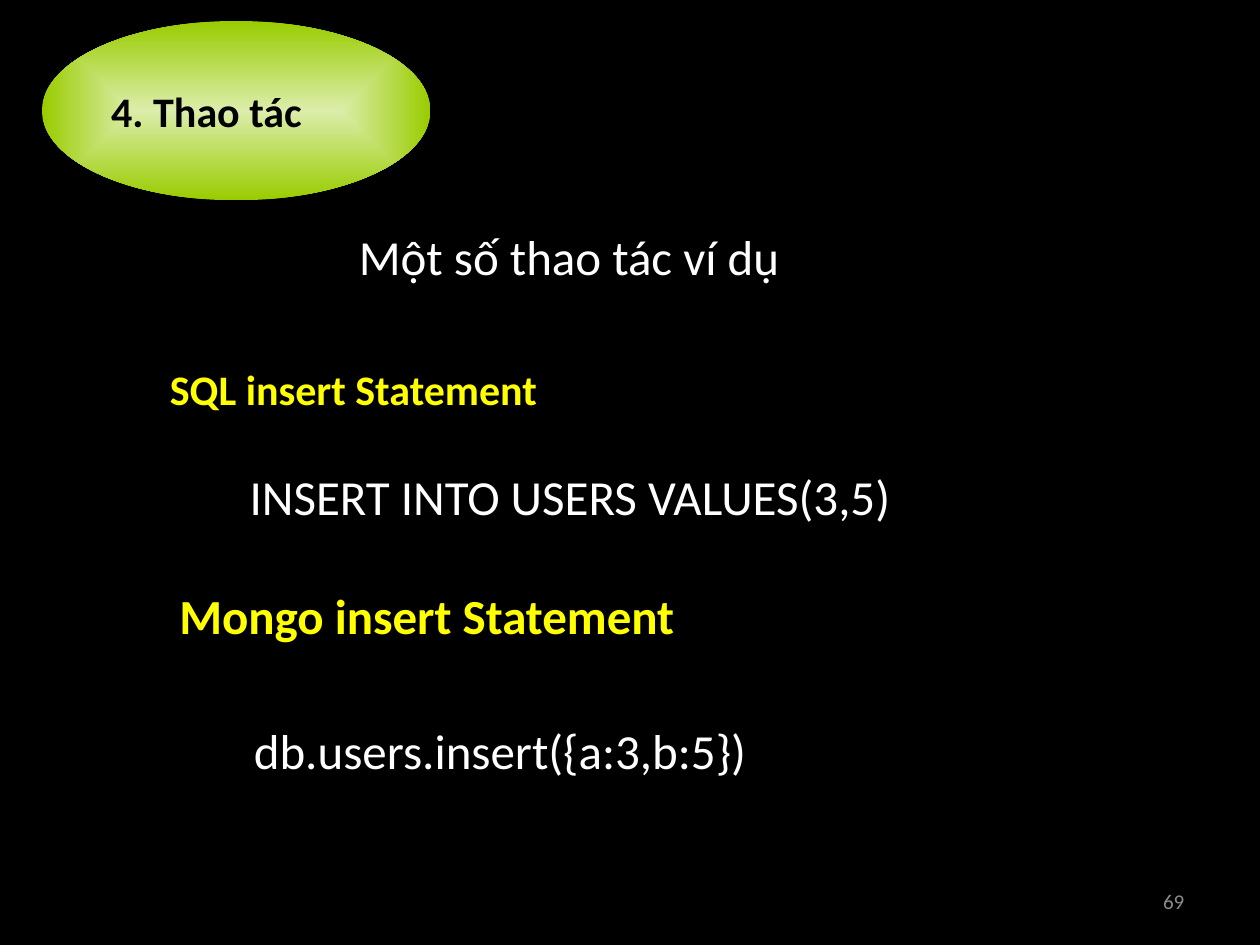
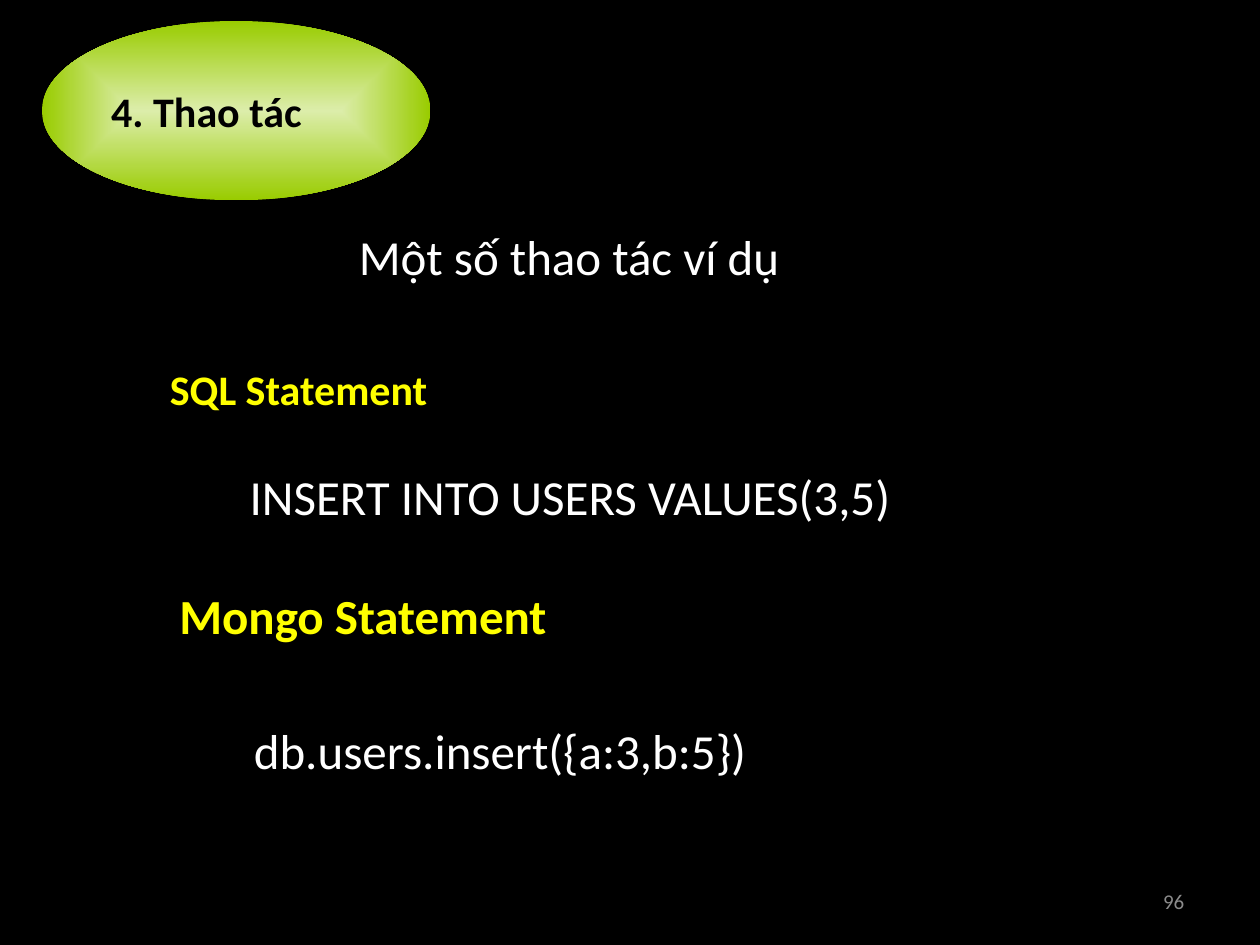
Before and after one commit to nguyenminhthong27/academic-term2-2012-distributed-application-group-21, a slide deck: slide 96 of 0.Seminar MongoDB/Introduction MongoDB.pptx (slide 69 before the commit). Drawn at 1260x945 pixels with LibreOffice and Linux fonts; fonts in the diff are those of the drawing. Boxes give left, top, right and bottom in pixels: in the first picture for what was removed or moved away, otherwise in the second. Text is boxed around its words. In the diff, an @@ line names an element or a change of style, - is before the commit and + after.

```diff
--- a/0.Seminar MongoDB/Introduction MongoDB.pptx
+++ b/0.Seminar MongoDB/Introduction MongoDB.pptx
@@ text at (x1=170, y1=377, x2=428, y2=411): text changed @@
-SQL insert Statement
+SQL Statement
@@ text at (x1=179, y1=602, x2=546, y2=643): text changed @@
-Mongo insert Statement
+Mongo Statement
@@ page number at (x1=1163, y1=895, x2=1184, y2=909): text changed @@
-69
+96
```
Also in this commit, not shown: 25 other slides changed, 29 slides added, 1 slide removed.
